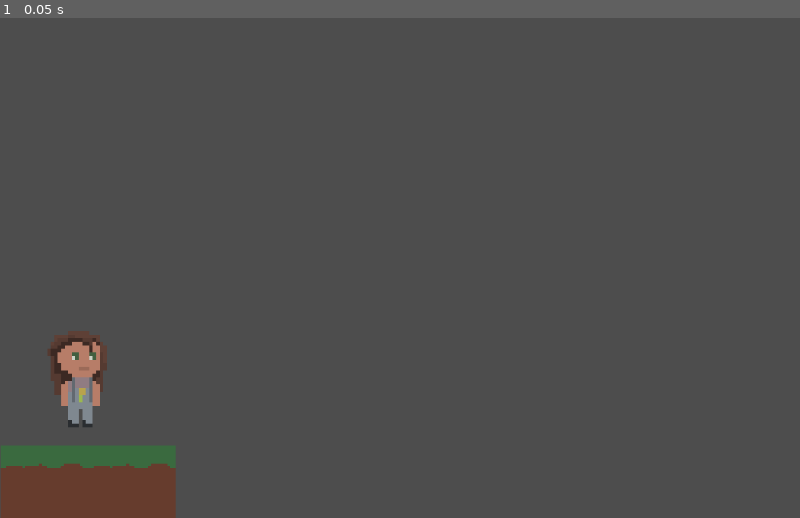
Above: before the commit, frame 1.
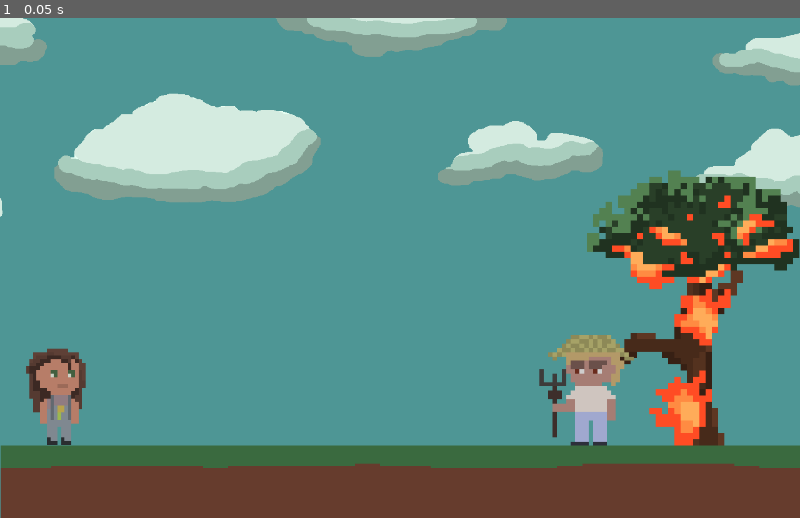
Above: after the commit, the same moment.

Repository: giuliaBenito/Salve-nos
Game: Godot game, scene res://level1.tscn
The game is run twice, just before and just after one commit, with the same random seed, the same clock (stepped at 60 frames per second) and the same inputs.
Inputs:
- Up to frame 1 (0.05 s): no input

The runs differ from the first frame. In frame 1, 97% of the frame differs, in the area x 0-100%, y 0-100%.

Commit message:
assets 2

Diff:
--- a/level1.tscn
+++ b/level1.tscn
@@ -1,20 +1,42 @@
-[gd_scene load_steps=3 format=3 uid="uid://xo2ge8i1ywtw"]
+[gd_scene load_steps=7 format=3 uid="uid://xo2ge8i1ywtw"]
 
 [ext_resource type="PackedScene" uid="uid://dmdm1vkaxexku" path="res://jogador.tscn" id="1_b5fk8"]
 [ext_resource type="Texture2D" uid="uid://cps5al4ykq3ob" path="res://assets/tilechao.png" id="2_2fxu8"]
+[ext_resource type="Texture2D" uid="uid://d153t6hg5meha" path="res://assets/tileset-salvenosoficial-ceu.png" id="3_tn216"]
+[ext_resource type="Texture2D" uid="uid://ccmpsh051pyk8" path="res://assets/tileset-salvenos4-planta2.png" id="4_cmkvd"]
+[ext_resource type="Texture2D" uid="uid://bwb83feeaqqs5" path="res://assets/inimigo-salvenos.png" id="5_204hu"]
+
+[sub_resource type="RectangleShape2D" id="RectangleShape2D_5q63h"]
+size = Vector2(322.947, 319.938)
 
 [node name="Node2D" type="Node2D"]
 
 [node name="Jogador" parent="." instance=ExtResource("1_b5fk8")]
 z_index = 4
-position = Vector2(126, 575)
+position = Vector2(92, 603)
+
+[node name="StaticBody2D" type="StaticBody2D" parent="."]
+position = Vector2(648.464, 742)
+scale = Vector2(4.0471, 0.36257)
+
+[node name="Sprite2D" type="Sprite2D" parent="StaticBody2D"]
+z_index = 1
+texture = ExtResource("2_2fxu8")
+
+[node name="CollisionShape2D" type="CollisionShape2D" parent="StaticBody2D"]
+position = Vector2(0.503021, 0)
+shape = SubResource("RectangleShape2D_5q63h")
+
+[node name="ceu" type="Sprite2D" parent="."]
+position = Vector2(757, 462.5)
+scale = Vector2(0.926042, 0.858333)
+texture = ExtResource("3_tn216")
+
+[node name="arvore" type="Sprite2D" parent="."]
+position = Vector2(1119, 364)
+texture = ExtResource("4_cmkvd")
 
 [node name="Sprite2D" type="Sprite2D" parent="."]
-position = Vector2(71, 742)
-scale = Vector2(0.437946, 0.36257)
-texture = ExtResource("2_2fxu8")
-
-[node name="Sprite2D2" type="Sprite2D" parent="."]
-position = Vector2(211, 742)
-scale = Vector2(0.437946, 0.36257)
-texture = ExtResource("2_2fxu8")
+position = Vector2(949, 586)
+scale = Vector2(0.71875, 0.682759)
+texture = ExtResource("5_204hu")
Binary file added: assets/inimigo-salvenos.png
Not shown, added: assets/inimigo-salvenos.png.import
Binary file added: assets/tileset-salvenos4-planta2.png
Not shown, added: assets/tileset-salvenos4-planta2.png.import
Binary file added: assets/tileset-salvenosoficial-ceu.png
Not shown, added: assets/tileset-salvenosoficial-ceu.png.import
